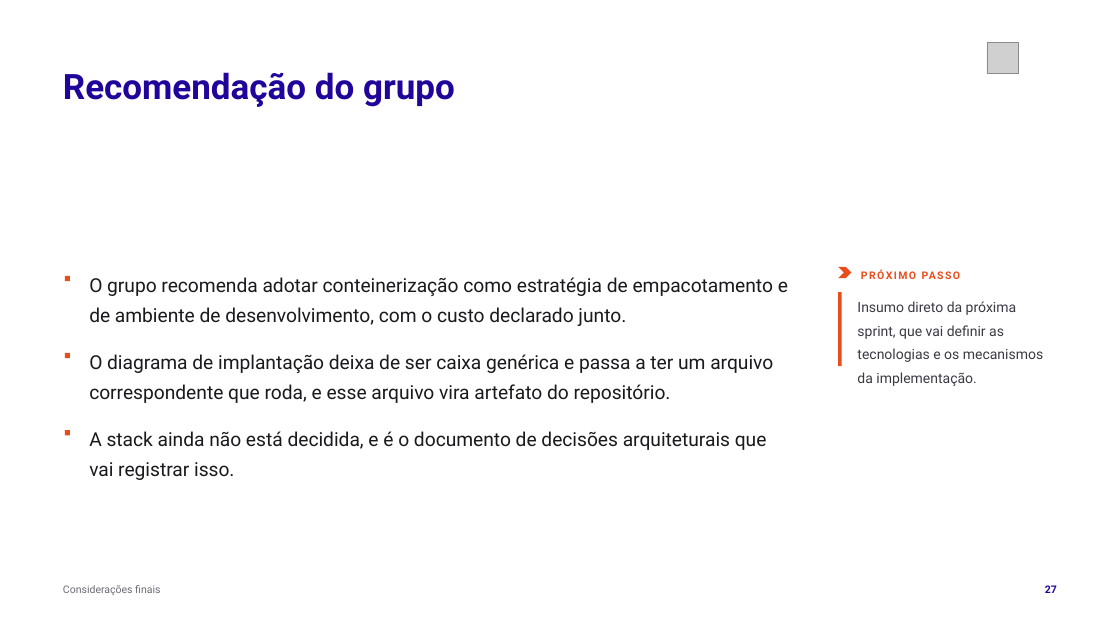
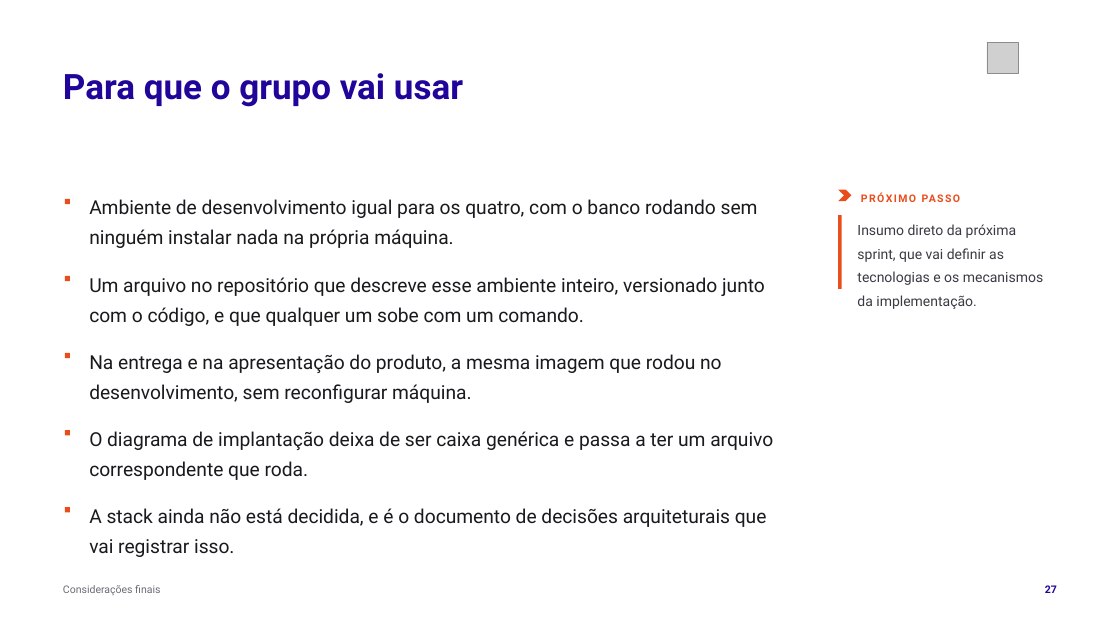
Before and after one commit to tcpassos/invite-app, a slide deck: slide 27 of trabalhos/T1-Docker-Invite-People.pptx. Drawn at 1120x630 pixels with LibreOffice and Linux fonts; fonts in the diff are those of the drawing; grey boxes stand for pictures. Boxes give left, top, right and bottom in pixels: in the first picture for what was removed or moved away, otherwise in the second. Text is boxed around its words. In the diff, an @@ line names an element or a change of style, - is before the commit and + after.

Commit message:
docs: ordena a capa e faz o slide de recomendacao dizer para que o Docker sera usado

```diff
--- a/trabalhos/T1-Docker-Invite-People.pptx
+++ b/trabalhos/T1-Docker-Invite-People.pptx
@@ text at [63,73,463,107]: text changed @@
-Recomendação do grupo
+Para que o grupo vai usar
@@ rectangle added at [65,199,70,204], fill #E94D1C @@
@@ text added at [89,199,758,248], 16.5 pt, text #1A1A1E @@
+Ambiente de desenvolvimento igual para os quatro, com o banco rodando sem ninguém instalar nada na própria máquina.
@@ 2 texts, 1 chevron, 1 rectangle: place and size @@
-2 texts, 1 chevron, 1 rectangle at [839,267,1057,386]
+2 texts, 1 chevron, 1 rectangle at [839,190,1057,309]
@@ text at [89,277,765,326]: text changed @@
-O grupo recomenda adotar conteinerização como estratégia de empacotamento e de ambiente de desenvolvimento, com o custo declarado junto.
+Um arquivo no repositório que descreve esse ambiente inteiro, versionado junto com o código, e que qualquer um sobe com um comando.
@@ text added at [89,354,722,403], 16.5 pt, text #1A1A1E @@
+Na entrega e na apresentação do produto, a mesma imagem que rodou no desenvolvimento, sem reconfigurar máquina.
@@ text at [89,431,773,480]: text changed @@
-O diagrama de implantação deixa de ser caixa genérica e passa a ter um arquivo correspondente que roda, e esse arquivo vira artefato do repositório.
+O diagrama de implantação deixa de ser caixa genérica e passa a ter um arquivo correspondente que roda.
@@ rectangle added at [65,507,70,513], fill #E94D1C @@
@@ text "A stack ainda não está ...": place and size @@
-text "A stack ainda não está ..." at [89,431,767,480]
+text "A stack ainda não está ..." at [89,508,767,557]
```
Also in this commit, not shown: 1 other slide changed, 7 other files.
